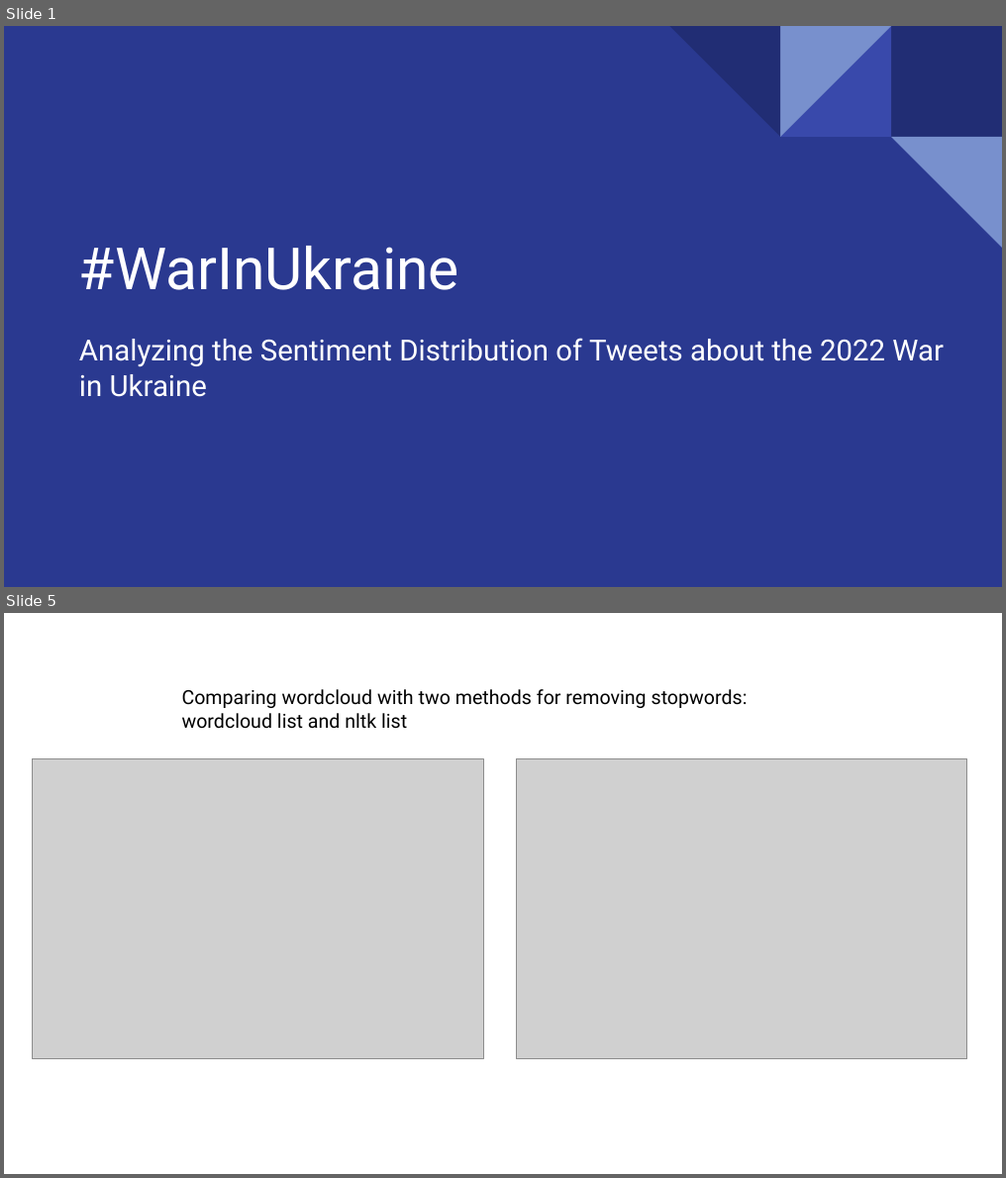
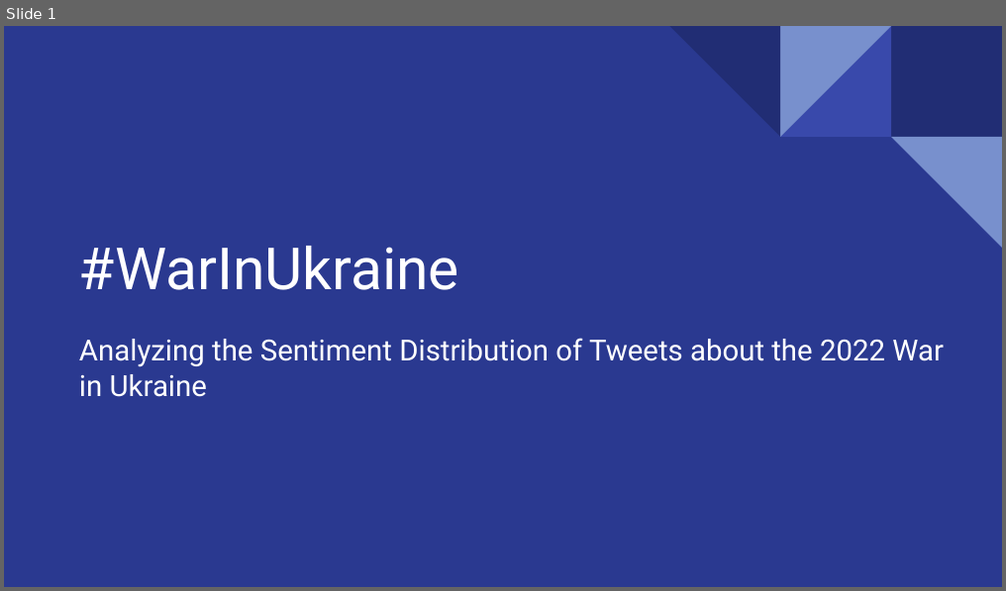
Before and after one commit to aduchini/Final_project, a slide deck: Presentation_WarInUkraine.pptx. Shown one above the other, each under a label of ours: slides 1 and 5 before the commit, slide 1 after it; the slides between them are not shown. The pictures are 1006x1178 and 1006x591 pixels, drawn with LibreOffice and Linux fonts; fonts in the diff are those of the drawing; grey boxes stand for pictures. Boxes give left, top, right and bottom in pixels: in the first picture for what was removed or moved away, otherwise in the second. Text is boxed around its words. In the diff, an @@ line names an element or a change of style, - is before the commit and + after.

Commit message:
Updated presentation and added code for wordcloud of hashtags

```diff
--- a/Presentation_WarInUkraine.pptx
+++ b/Presentation_WarInUkraine.pptx
@@ slide 5 removed at [4, 613, 1002, 1174], background #FFFFFF @@
@@ text removed at [182, 689, 747, 729] @@
-Comparing wordcloud with two methods for removing stopwords:
-wordcloud list and nltk list
@@ picture removed at [32, 759, 483, 1059] @@
@@ picture removed at [516, 759, 967, 1059] @@
```
Also in this commit, not shown: 7 slides changed, 18 slides added, 3 other slides removed, 3 other files.
